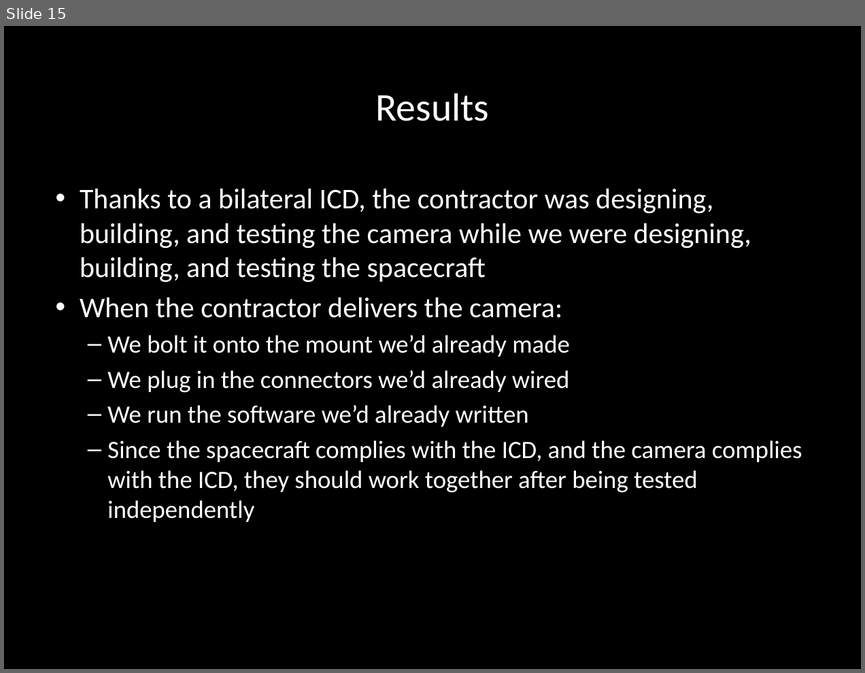
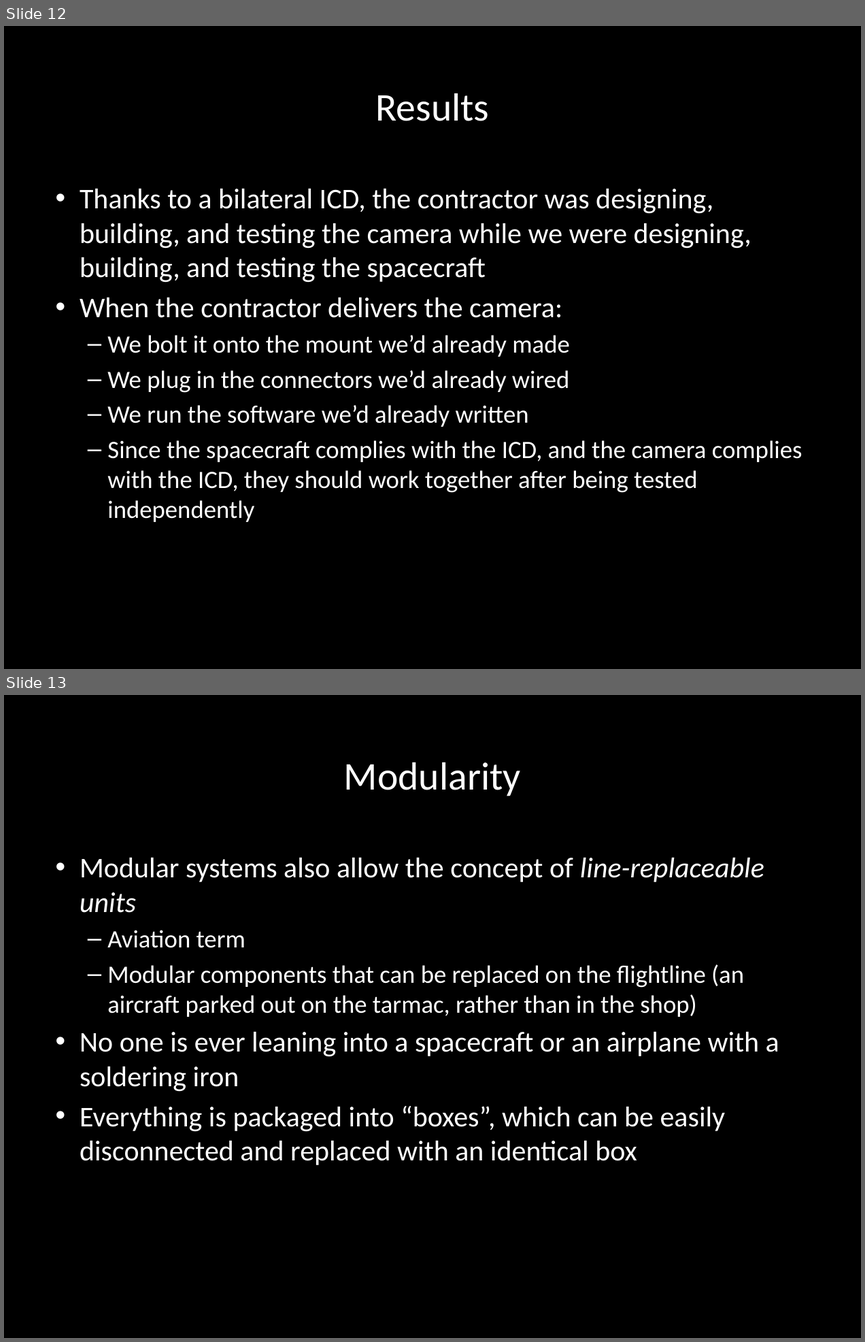
Before and after one commit to carlosgj/FRC-Training, a slide deck: Line-Replaceable Units.pptx. Shown one above the other, each under a label of ours: slide 15 before the commit, slides 12 and 13 after it. The pictures are 865x673 and 865x1342 pixels, drawn with LibreOffice and Linux fonts; fonts in the diff are those of the drawing; background and template pictures are left out. Boxes give left, top, right and bottom in pixels: in the first picture for what was removed or moved away, otherwise in the second. Text is boxed around its words. In the diff, an @@ line names an element or a change of style, - is before the commit and + after.

Commit message:
More modularity work

```diff
--- a/Line-Replaceable Units.pptx
+++ b/Line-Replaceable Units.pptx
@@ slide 13 added at [4, 695, 861, 1338], background #000000 @@
@@ title added at [344, 762, 521, 796], 33 pt, text #FFFFFF @@
+Modularity
@@ text added at [79, 857, 779, 1165], 24 pt, text #FFFFFF @@
+• Modular systems also allow the concept of line-replaceable units
+  – Aviation term
+  – Modular components that can be replaced on the flightline (an aircraft parked out on the tarmac, rather than in the shop)
+• No one is ever leaning into a spacecraft or an airplane with a soldering iron
+• Everything is packaged into “boxes”, which can be easily disconnected and replaced with an identical box
@@ what was slide 15 is now slide 12 @@
```
Also in this commit, not shown: 2 slides changed, 1 other slide added, 1 slide removed.
